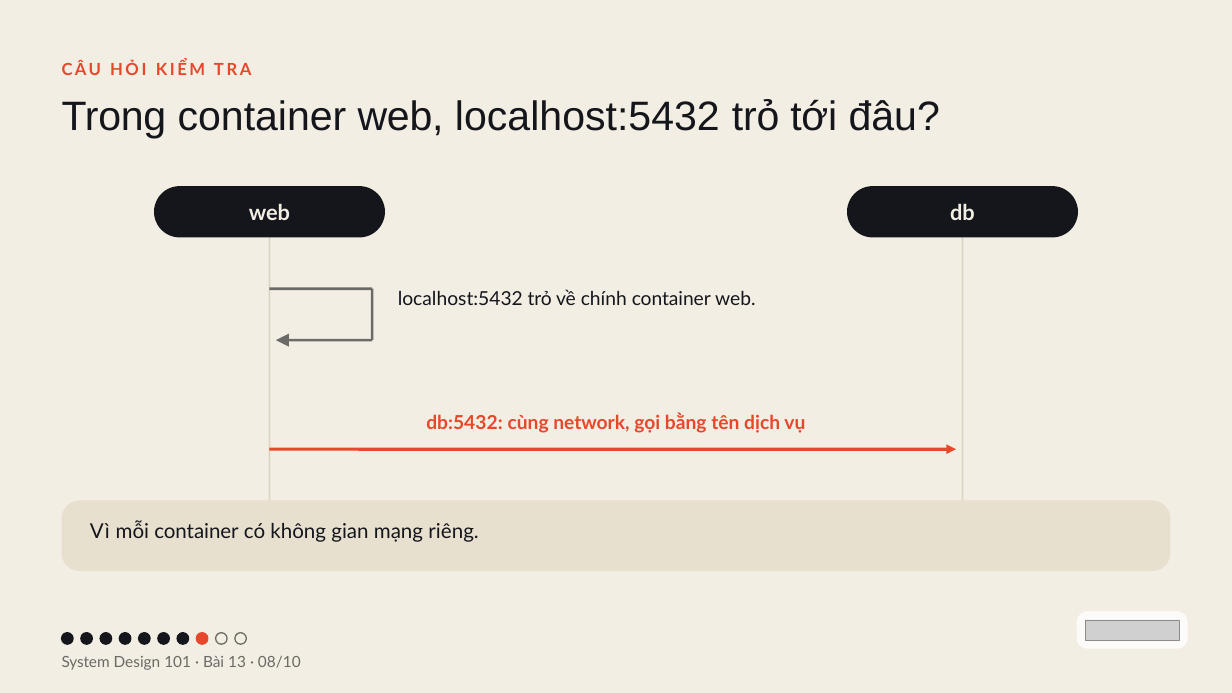
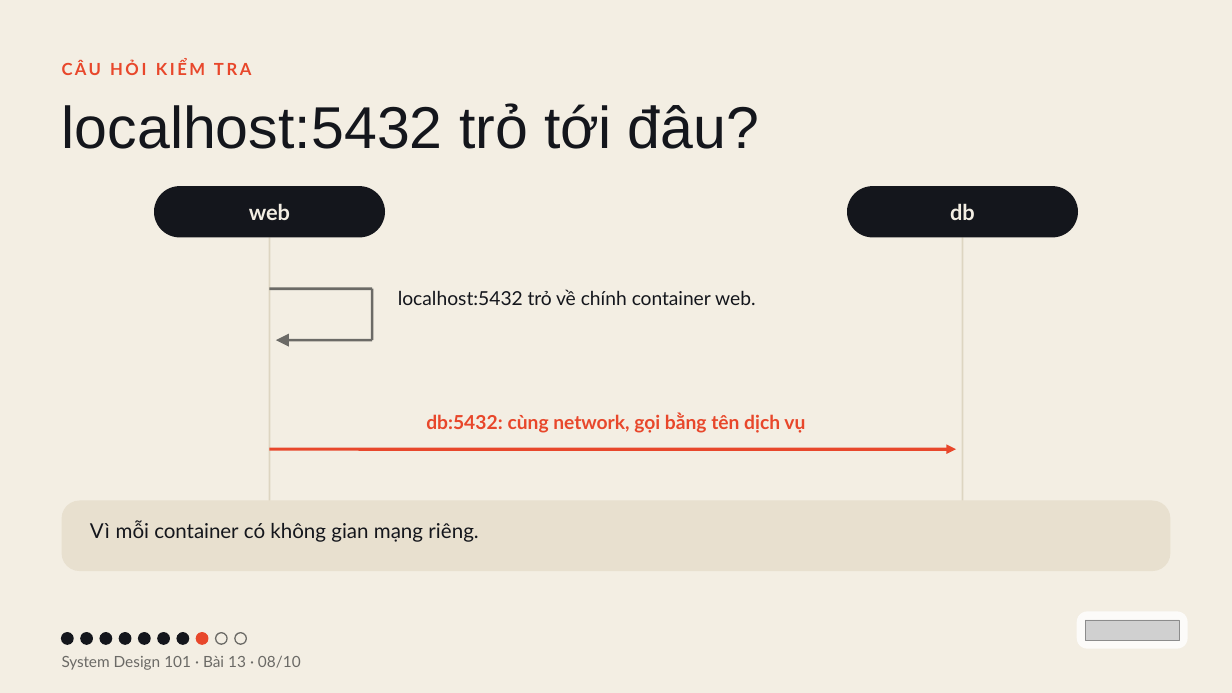
Before and after one commit to vohoailinh90/tool-marketing-studio, a slide deck: slide 8 of system-design-101/vi/lessons/sd-13-013/slides/sd-13-013.pptx. Drawn at 1232x693 pixels with LibreOffice and Linux fonts; fonts in the diff are those of the drawing; grey boxes stand for pictures. Boxes give left, top, right and bottom in pixels: in the first picture for what was removed or moved away, otherwise in the second. Text is boxed around its words. In the diff, an @@ line names an element or a change of style, - is before the commit and + after.

```diff
--- a/system-design-101/vi/lessons/sd-13-013/slides/sd-13-013.pptx
+++ b/system-design-101/vi/lessons/sd-13-013/slides/sd-13-013.pptx
@@ text at <box>62,103,759,149</box>: text changed; size 48 to 69 pt @@
-Trong container web, localhost:5432 trỏ tới đâu?
+localhost:5432 trỏ tới đâu?
```
Also in this commit, not shown: 8 other slides changed, 4 other files.
